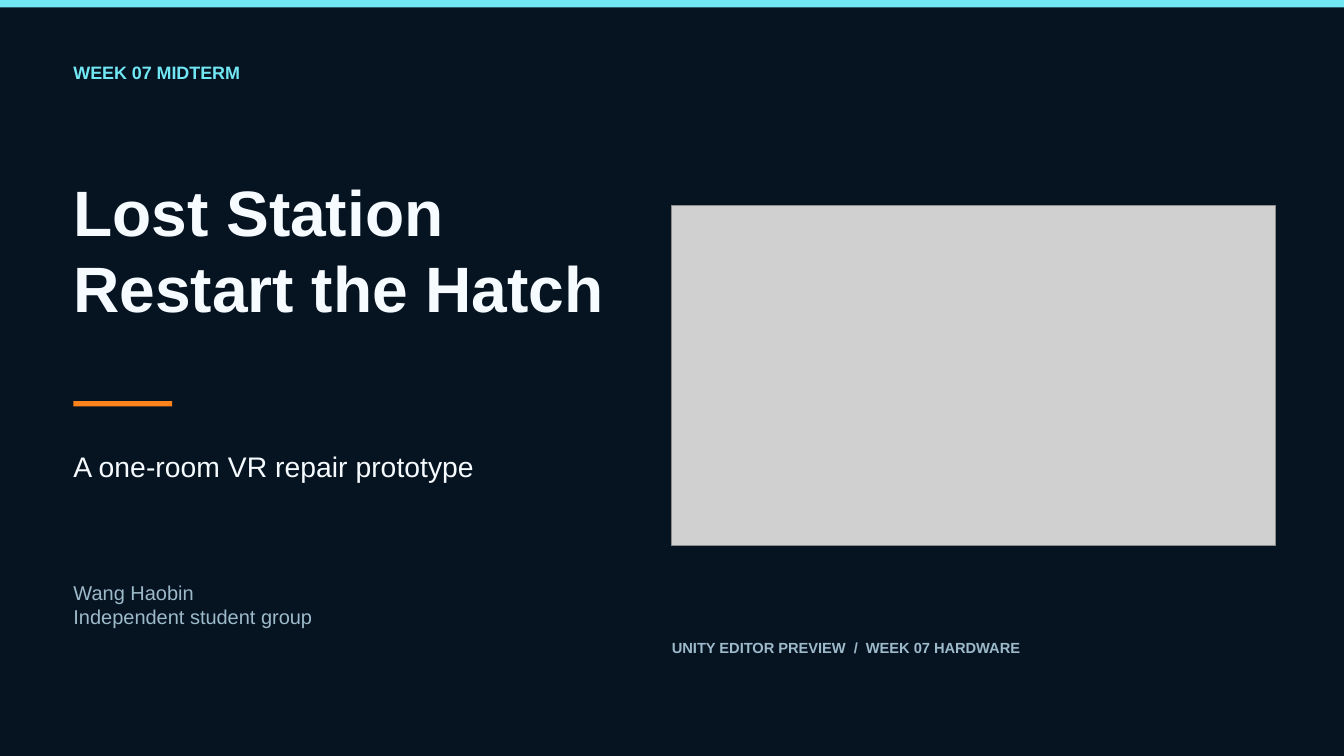
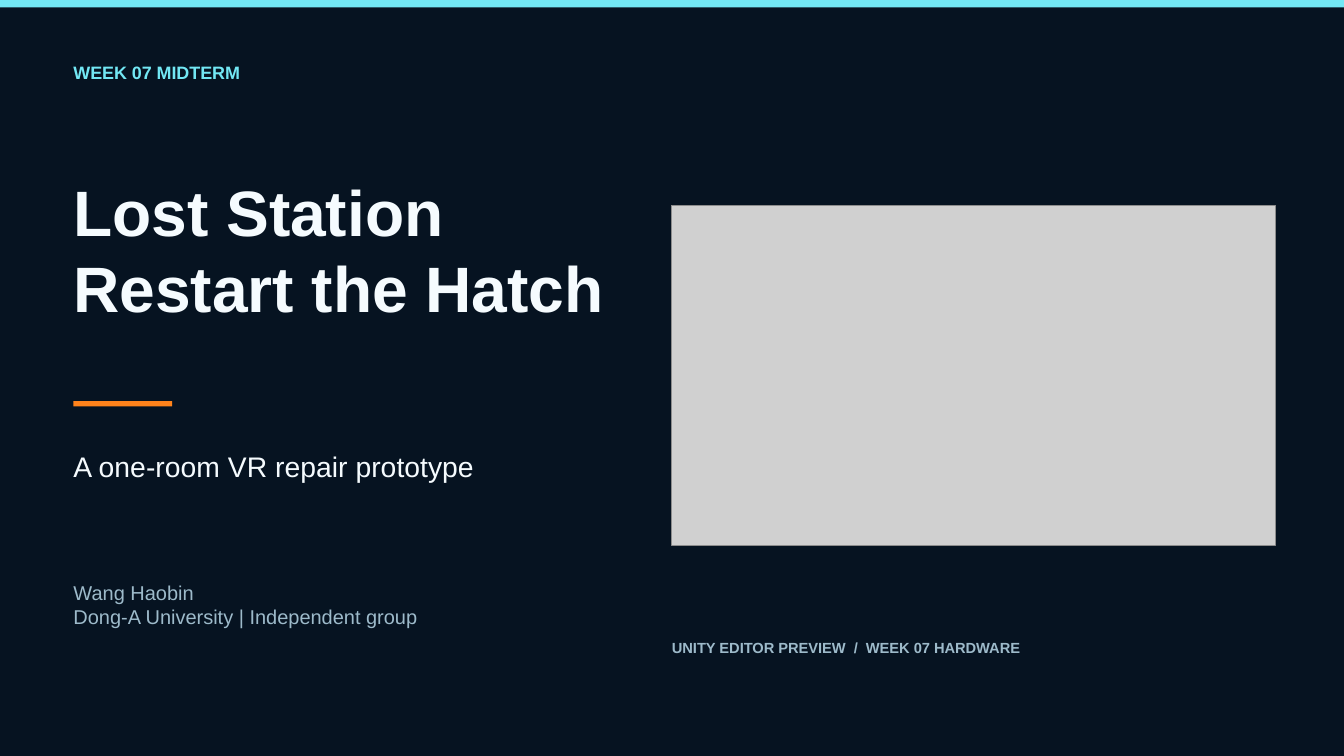
Before and after one commit to ChenMengLR/VR_Group_Project_2026_2, a slide deck: slide 1 of Docs/Week07/Wang_VR_Week07_Midterm.pptx. Drawn at 1344x756 pixels with LibreOffice and Linux fonts; fonts in the diff are those of the drawing; grey boxes stand for pictures. Boxes give left, top, right and bottom in pixels: in the first picture for what was removed or moved away, otherwise in the second. Text is boxed around its words. In the diff, an @@ line names an element or a change of style, - is before the commit and + after.

```diff
--- a/Docs/Week07/Wang_VR_Week07_Midterm.pptx
+++ b/Docs/Week07/Wang_VR_Week07_Midterm.pptx
@@ text at box(73, 609, 417, 628): text changed @@
-Independent student group
+Dong-A University | Independent group
```
Also in this commit, not shown: 5 other slides changed, 29 other files.
